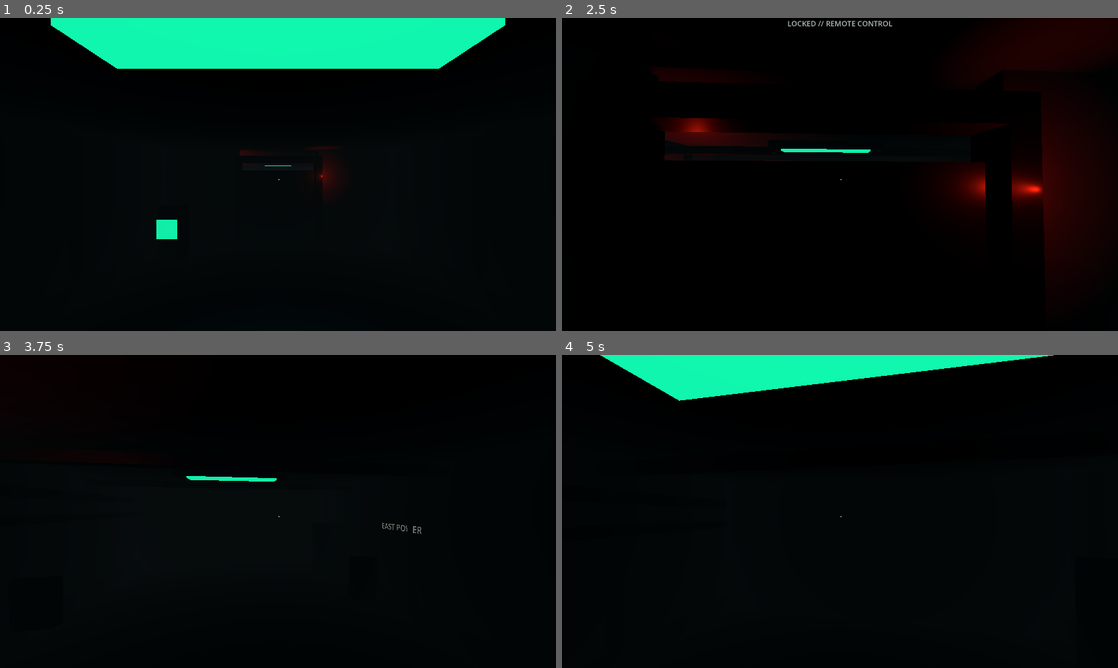
Above: before the commit, frames 1-4 (two rows, left to right).
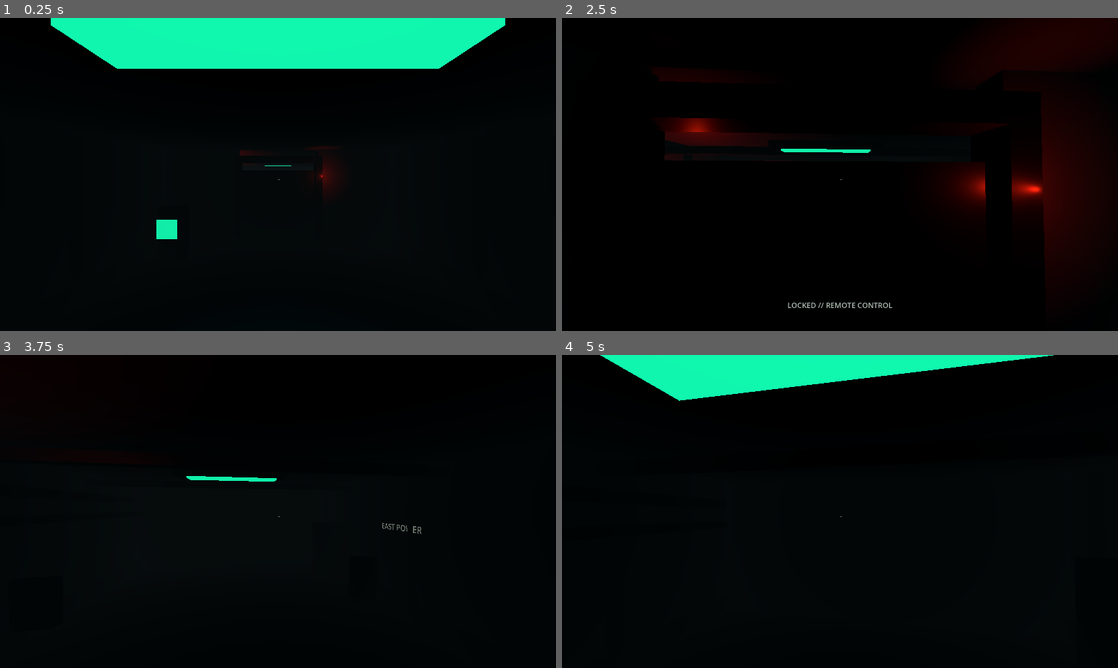
Above: after the commit, the same moments.

Repository: matta813/THE-OTHER-PLAYER
Game: Godot game, scene res://scenes/main.tscn
Same seed, same stepped clock (60 frames per second), same inputs: the game is played once before the commit and once after it.
Inputs (mouse positions are in pixels of both pictures, inside the frame that each line leads up to):
- Up to frame 1 (0.25 s): no input
- Up to frame 2 (2.5 s): tap Enter at 0.5 s; move the mouse to (867, 174) at 0.52 s; hold Alt (crouch) 0.53-1.28 s; hold W (move_forward) from 0.53 s (still down); move the mouse to (812, 174) at 1.27 s; tap E (interact) at 1.35 s; move the mouse to (851, 168) at 2.02 s; hold Shift (sprint) from 2.03 s (still down)
- Up to frame 3 (3.75 s): keep holding W (move_forward); move the mouse to (272, 517) at 2.77 s; release Shift (sprint) at 2.78 s; tap Alt (crouch) at 2.85 s; move the mouse to (316, 514) at 3.52 s; hold E (interact) from 3.53 s (still down)
- Up to frame 4 (5 s): keep holding W (move_forward); move the mouse to (795, 508) at 4.27 s; release E (interact) at 4.28 s; tap Shift (sprint) at 4.35 s

The runs differ from the first frame. In frame 1, less than 0.1% of the frame differs, in the area x 50-51%, y 51-52%; in frame 2, 0.4%, in the area x 40-60%, y 0-93%; in frame 3, less than 0.1%; in frame 4, less than 0.1%.

Commit message:
fix: make in-game UI readable and responsive

Diff:
--- a/scenes/main.tscn
+++ b/scenes/main.tscn
@@ -47,6 +47,26 @@
 emission_enabled=true
 emission=Color(1,0.25,0.03,1)
 emission_energy_multiplier=2.0
+[sub_resource type="StyleBoxFlat" id="TerminalPanelStyle"]
+bg_color=Color(0.012,0.027,0.024,0.94)
+border_width_left=2
+border_width_top=2
+border_width_right=2
+border_width_bottom=2
+border_color=Color(0.09,0.45,0.32,0.8)
+corner_radius_top_left=3
+corner_radius_top_right=3
+corner_radius_bottom_right=3
+corner_radius_bottom_left=3
+[sub_resource type="StyleBoxFlat" id="DebugPanelStyle"]
+bg_color=Color(0.008,0.018,0.016,0.91)
+border_width_left=1
+border_width_top=1
+border_width_right=1
+border_width_bottom=1
+border_color=Color(0.08,0.25,0.18,0.8)
+[sub_resource type="SystemFont" id="TerminalFont"]
+font_names=PackedStringArray("Monospace")
 
 [node name="VerticalSlice" type="Node3D"]
 script=ExtResource("1")
@@ -215,9 +235,11 @@
 collision_mask=2
 [node name="UI" type="CanvasLayer" parent="."]
 [node name="Prompt" type="Label" parent="UI"]
-anchors_preset=12
+anchors_preset=10
+anchor_top=1.0
 anchor_right=1.0
 anchor_bottom=1.0
+offset_top=-72.0
 offset_bottom=-45.0
 horizontal_alignment=1
 theme_override_colors/font_color=Color(0.76,0.82,0.78,0.9)
@@ -230,11 +252,13 @@
 theme_override_colors/font_color=Color(0.48,0.82,0.7,1)
 theme_override_font_sizes/font_size=18
 [node name="TerminalPanel" type="Panel" parent="UI"]
-offset_left=820.0
+anchor_left=1.0
+anchor_right=1.0
+offset_left=-460.0
 offset_top=90.0
-offset_right=1240.0
+offset_right=-24.0
 offset_bottom=340.0
-modulate=Color(0.7,0.95,0.85,0.94)
+theme_override_styles/panel=SubResource("TerminalPanelStyle")
 [node name="TerminalText" type="Label" parent="UI/TerminalPanel"]
 offset_left=22.0
 offset_top=18.0
@@ -242,19 +266,27 @@
 offset_bottom=232.0
 theme_override_colors/font_color=Color(0.14,0.9,0.58,1)
 theme_override_font_sizes/font_size=16
+theme_override_fonts/font=SubResource("TerminalFont")
 [node name="DebugPanel" type="Panel" parent="UI"]
 offset_left=14.0
 offset_top=14.0
 offset_right=520.0
-offset_bottom=700.0
-modulate=Color(0.04,0.06,0.055,0.9)
-[node name="Debug" type="Label" parent="UI/DebugPanel"]
+anchor_bottom=1.0
+offset_bottom=-16.0
+theme_override_styles/panel=SubResource("DebugPanelStyle")
+[node name="Scroll" type="ScrollContainer" parent="UI/DebugPanel"]
+anchor_right=1.0
+anchor_bottom=1.0
 offset_left=14.0
 offset_top=12.0
-offset_right=490.0
-offset_bottom=670.0
+offset_right=-14.0
+offset_bottom=-12.0
+horizontal_scroll_mode=0
+[node name="Debug" type="Label" parent="UI/DebugPanel/Scroll"]
+custom_minimum_size=Vector2(462,0)
 theme_override_colors/font_color=Color(0.4,1,0.6,1)
 theme_override_font_sizes/font_size=13
+theme_override_fonts/font=SubResource("TerminalFont")
 [node name="Crosshair" type="Label" parent="UI"]
 anchors_preset=8
 anchor_left=0.5
@@ -262,6 +294,7 @@
 anchor_right=0.5
 anchor_bottom=0.5
 text="·"
+theme_override_colors/font_color=Color(0.78,0.88,0.82,0.72)
 [node name="StatusTimer" type="Timer" parent="UI"]
 wait_time=4
 one_shot=true
--- a/scripts/world/vertical_slice.gd
+++ b/scripts/world/vertical_slice.gd
@@ -4,7 +4,7 @@
 @onready var prompt: Label = $UI/Prompt
 @onready var message: Label = $UI/TerminalPanel/TerminalText
 @onready var terminal_panel: Panel = $UI/TerminalPanel
-@onready var debug: Label = $UI/DebugPanel/Debug
+@onready var debug: Label = $UI/DebugPanel/Scroll/Debug
 var terminal_visits := 0; var room_b_entered := false; var delayed_logged := false; var corridor_entered := false; var typing_tween: Tween
 
 func _ready() -> void:
